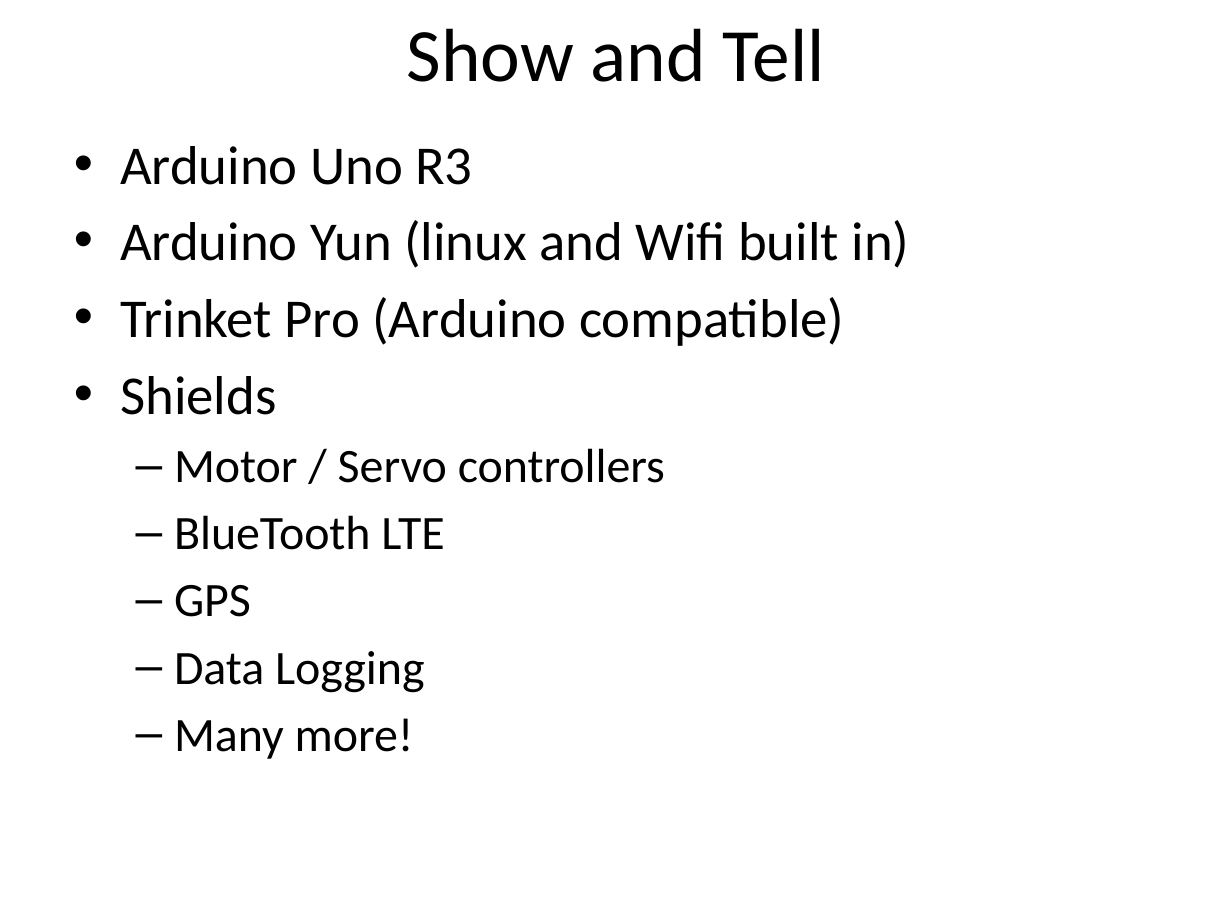
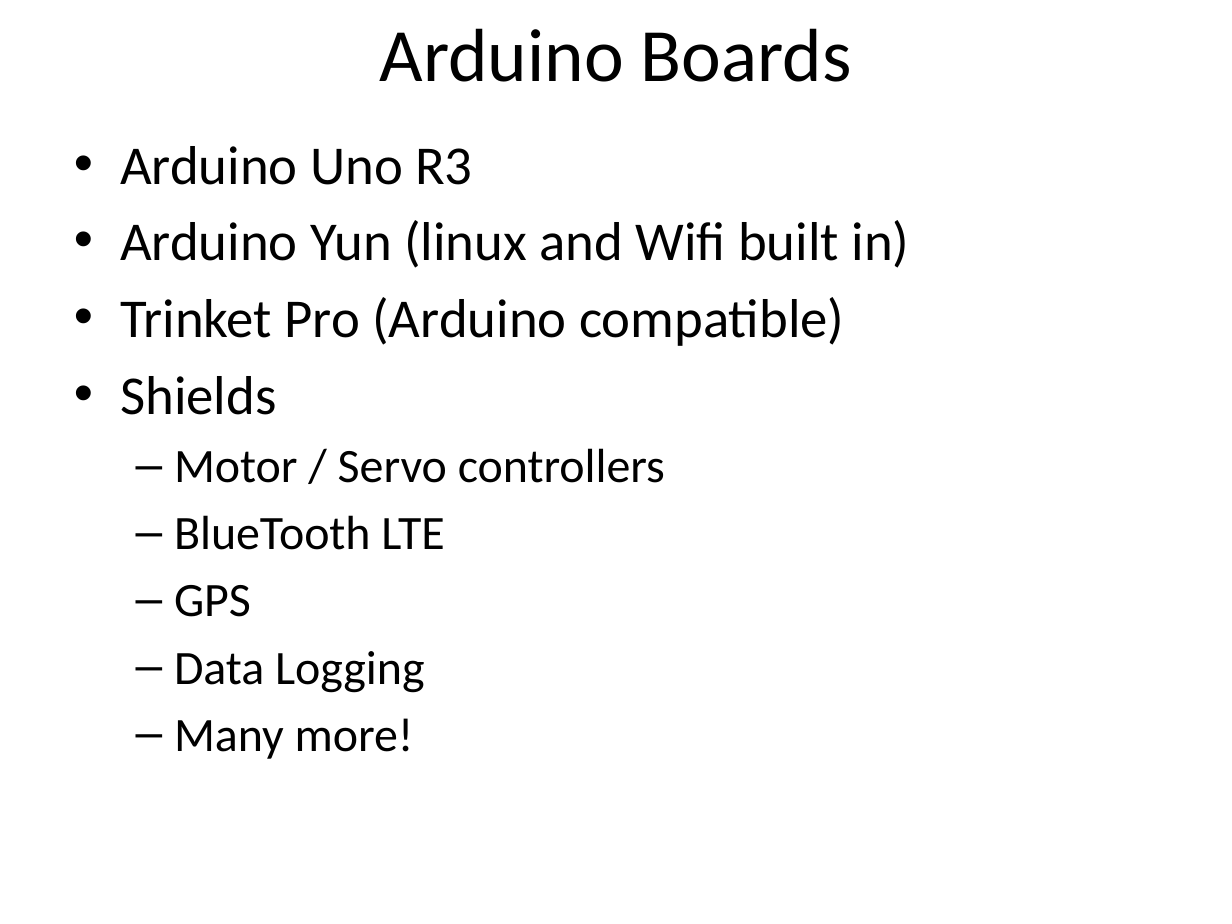
Before and after one commit to dykebert/GDI_Arduino_Robotics, a slide deck: slide 9 of Introduction to Arduino.pptx (slide 6 before the commit). Drawn at 1232x924 pixels with LibreOffice and Linux fonts; fonts in the diff are those of the drawing. Boxes give left, top, right and bottom in pixels: in the first picture for what was removed or moved away, otherwise in the second. Text is boxed around its words. In the diff, an @@ line names an element or a change of style, - is before the commit and + after.

```diff
--- a/Introduction to Arduino.pptx
+++ b/Introduction to Arduino.pptx
@@ title at bbox=[380, 28, 852, 82]: text changed @@
-Show and Tell
+Arduino Boards
```
Also in this commit, not shown: 3 other slides changed, 29 slides added, 2 other files.
